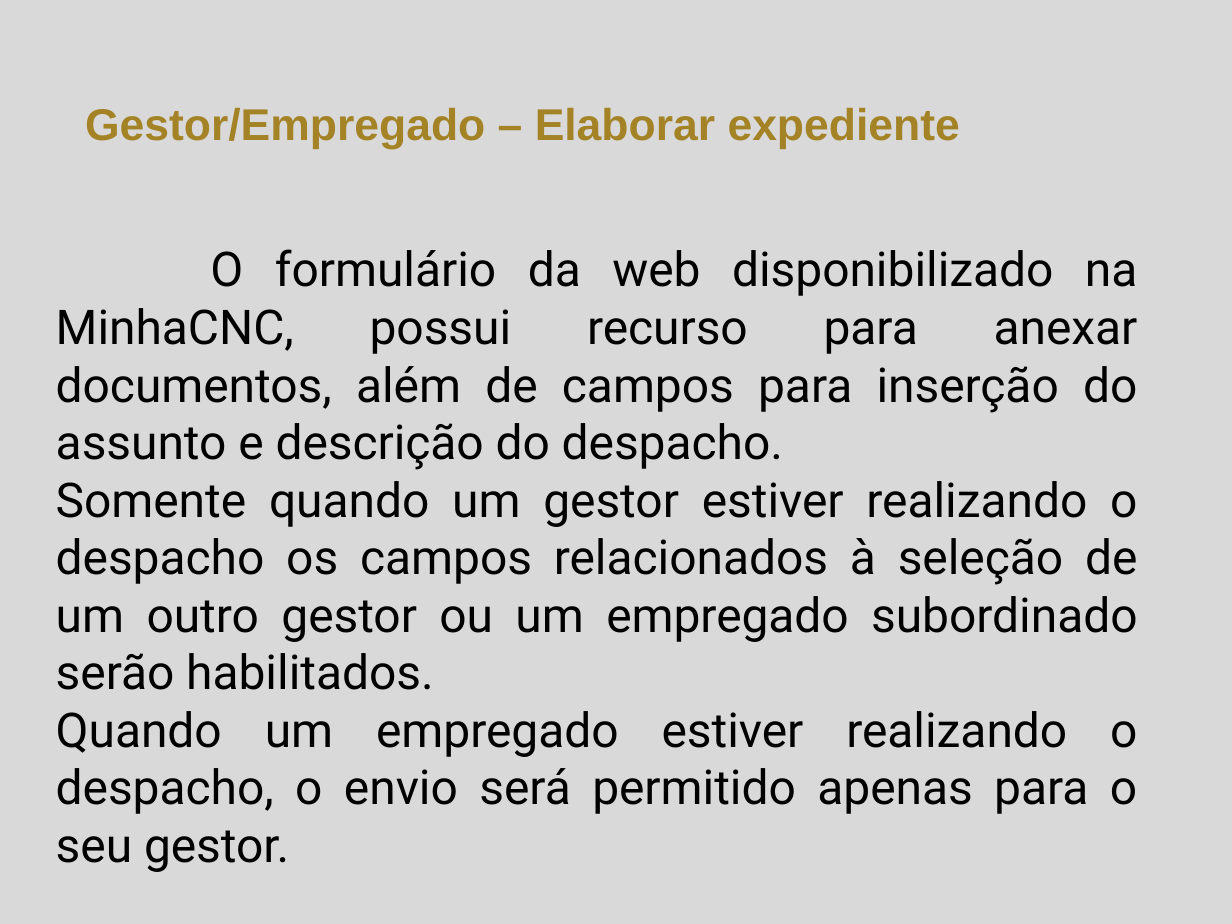
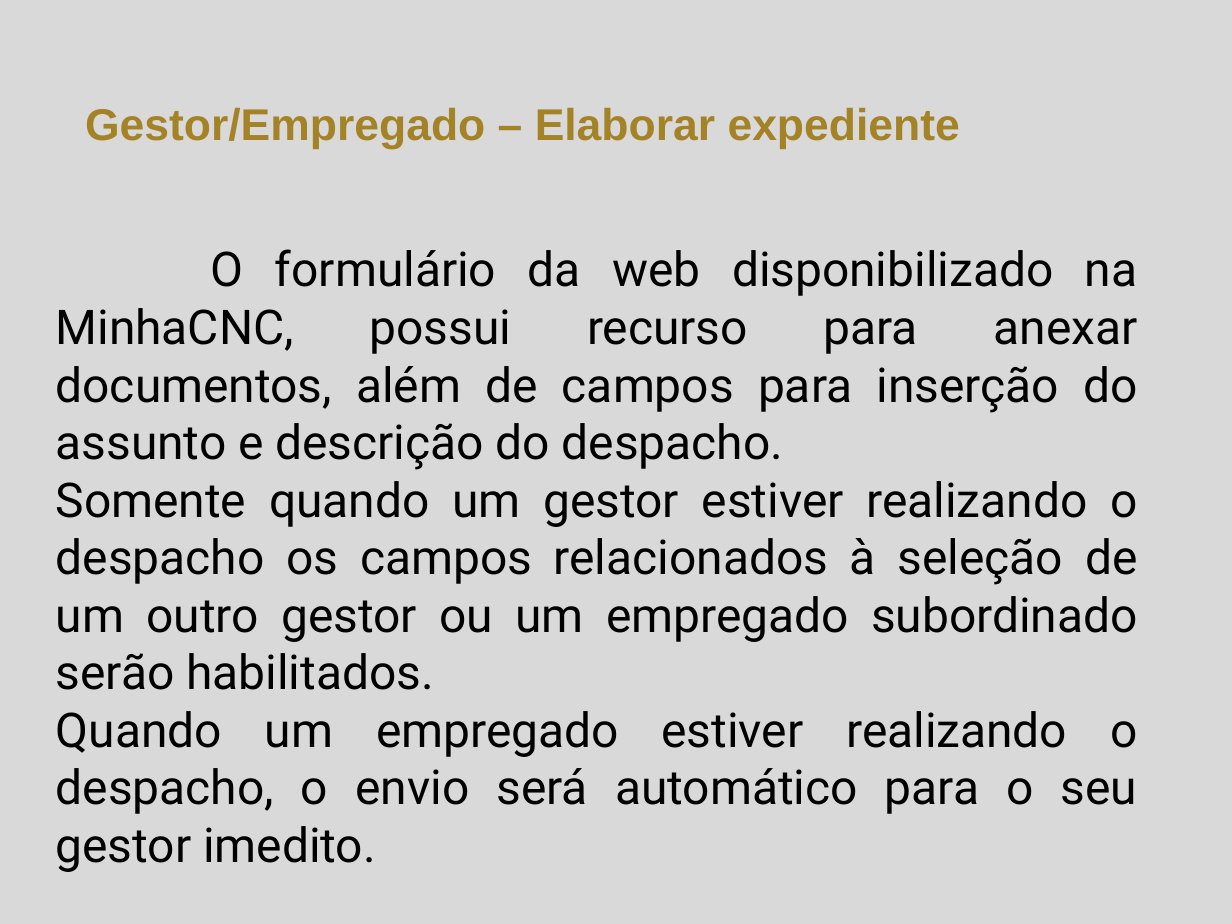
Before and after one commit to herickfreitas/Fluig_ExpedienteDigital, a slide deck: slide 5 of Expediente Digital.pptx. Drawn at 1232x924 pixels with LibreOffice and Linux fonts; fonts in the diff are those of the drawing; background and template pictures are left out. Boxes give left, top, right and bottom in pixels: in the first picture for what was removed or moved away, otherwise in the second. Text is boxed around its words. In the diff, an @@ line names an element or a change of style, - is before the commit and + after.

```diff
--- a/Expediente Digital.pptx
+++ b/Expediente Digital.pptx
@@ text at bbox=[56, 711, 1137, 872]: text changed @@
-Quando um empregado estiver realizando o despacho, o envio será permitido apenas para o seu gestor.
+Quando um empregado estiver realizando o despacho, o envio será automático para o seu gestor imedito.
```
Also in this commit, not shown: 1 other slide changed.
